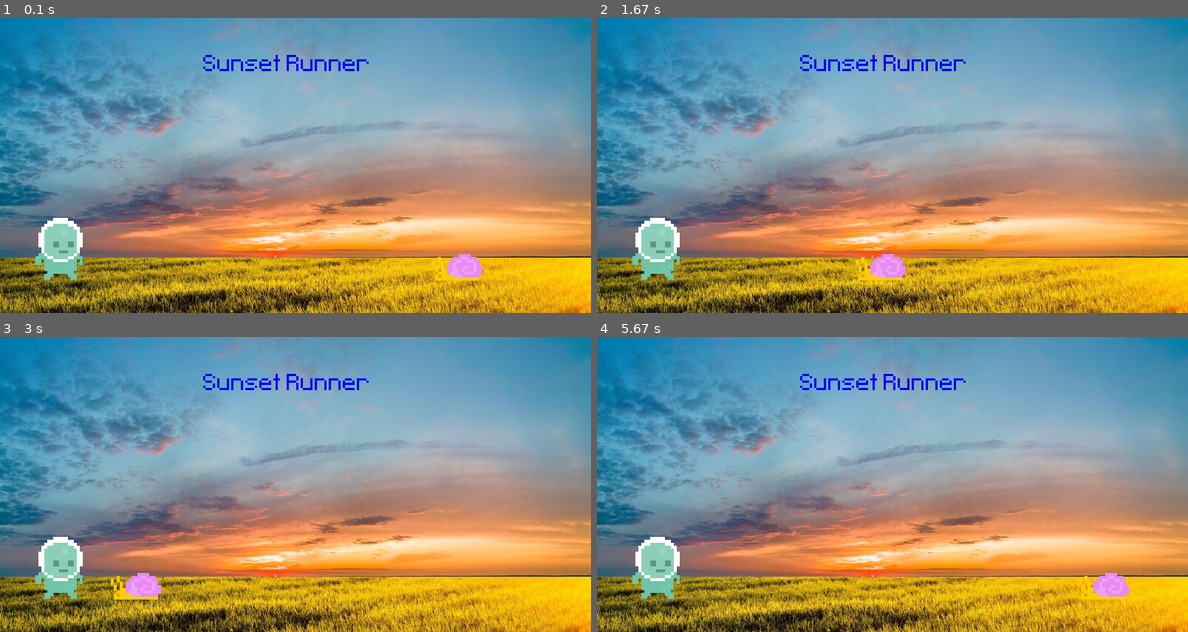
Above: before the commit, frames 1-4 (two rows, left to right).
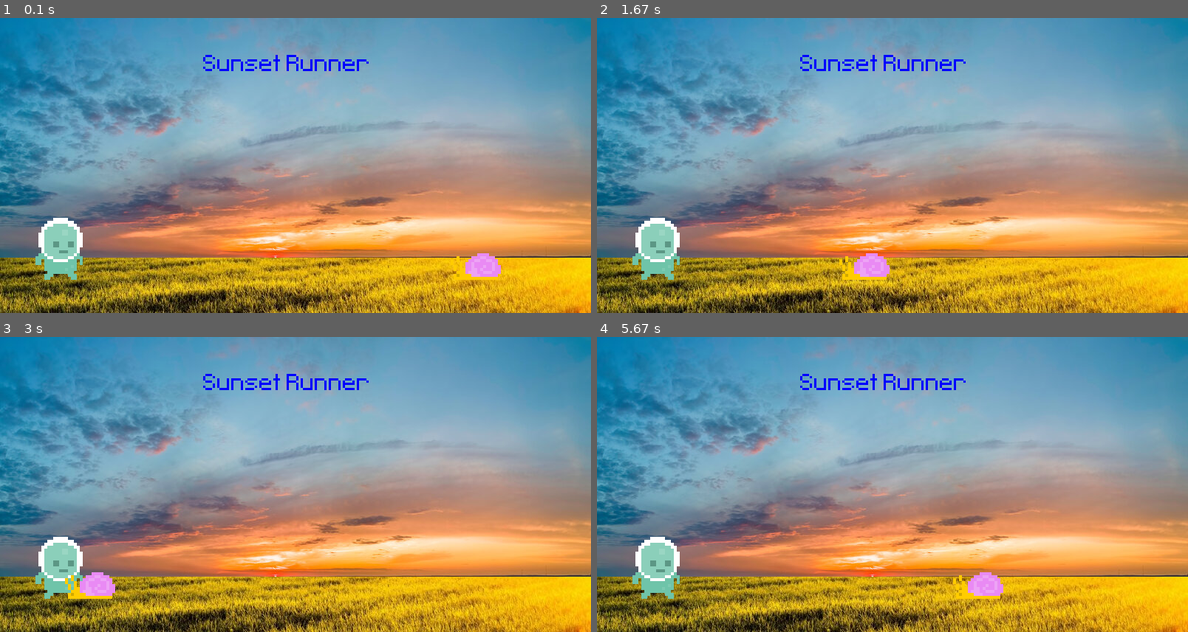
Above: after the commit, the same moments.

Repository: AJHS-Kelley/8b-ajhs-game-programming-23-24-Shortheadband
Game: pygame game, started from gameProgramming/08_ultimatePygame/Creating a Window + Clock.py
Two runs of this game, one before a commit and one after it. Both use one fixed random seed, a clock stepped at 60 frames per second and the inputs below.
Inputs:
- Up to frame 1 (0.1 s): no input
- Up to frame 2 (1.67 s): no input
- Up to frame 3 (3 s): no input
- Up to frame 4 (5.67 s): no input

The runs differ from the first frame. In frame 1, 0.7% of the frame differs, in the area x 73-85%, y 79-89%; in frame 2, 0.7%; in frame 3, 1.1%, in the area x 11-28%, y 79-89%; in frame 4, 1.0%.

Commit message:
ver update
added collision

Diff:
--- a/gameProgramming/08_ultimatePygame/Creating a Window + Clock.py
+++ b/gameProgramming/08_ultimatePygame/Creating a Window + Clock.py
@@ -15,7 +15,7 @@
 player_rectangle = player_surface.get_rect(midbottom = (80,355))
 
 snail_surface = pygame.image.load('img/Ult_pygame/snail/snail1.png').convert_alpha()
-snail_x_pos = 600
+snail_x_rectangle = snail_surface.get_rect(bottomright = (700,355))
 
 
 while True:
@@ -27,10 +27,15 @@
     screen.blit(ground_surface,(0,0))
     screen.blit(sky_surface,(0,-35))
     screen.blit(text_surface,(275,50))
-    snail_x_pos += -2.5
-    if snail_x_pos < -100: snail_x_pos = 800
+
+    snail_x_rectangle.x -= 3
+    if snail_x_rectangle.right <=0: snail_x_rectangle.left = 800
+
     screen.blit(player_surface,player_rectangle)
-    screen.blit(snail_surface,(snail_x_pos,320))
+    screen.blit(snail_surface,snail_x_rectangle)
+
+    if player_rectangle.colliderect(snail_x_rectangle):
+        print('collision')
 
     pygame.display.update()
     clock.tick(60)
